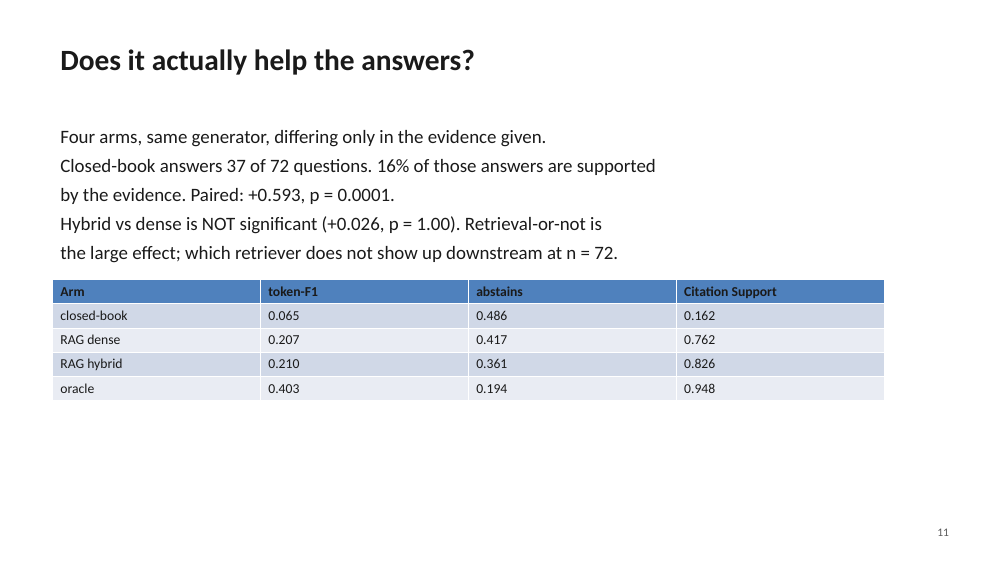
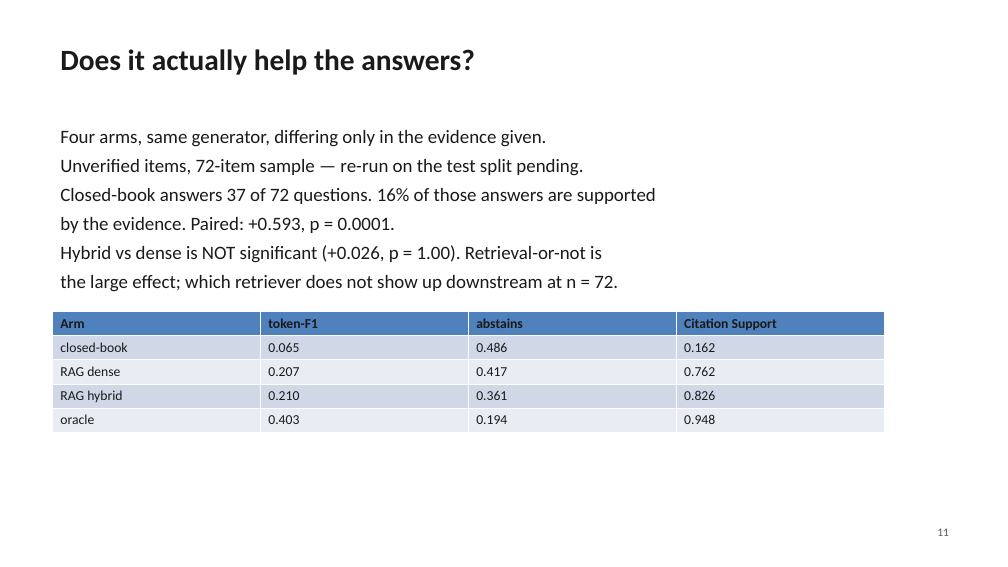
Before and after one commit to dhruvv1402/IndicRAG-QA, a slide deck: slide 11 of paper/IndicRAG-QA-slides.pptx. Drawn at 1008x567 pixels with LibreOffice and Linux fonts; fonts in the diff are those of the drawing. Boxes give left, top, right and bottom in pixels: in the first picture for what was removed or moved away, otherwise in the second. Text is boxed around its words. In the diff, an @@ line names an element or a change of style, - is before the commit and + after.

```diff
--- a/paper/IndicRAG-QA-slides.pptx
+++ b/paper/IndicRAG-QA-slides.pptx
@@ text at (60, 159, 583, 176): paragraph added @@
+Unverified items, 72-item sample — re-run on the test split pending.
@@ table: place and size @@
-table at (53, 280, 885, 401)
+table at (53, 312, 885, 433)
```
Also in this commit, not shown: 8 other slides changed, 6 other files.
